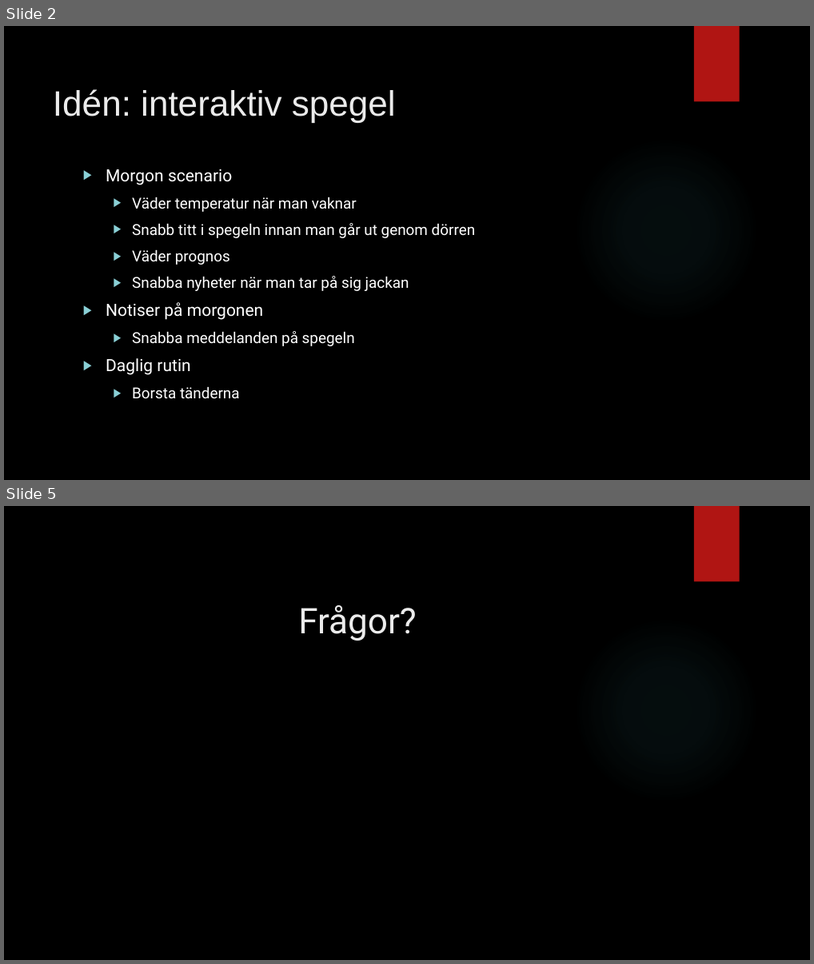
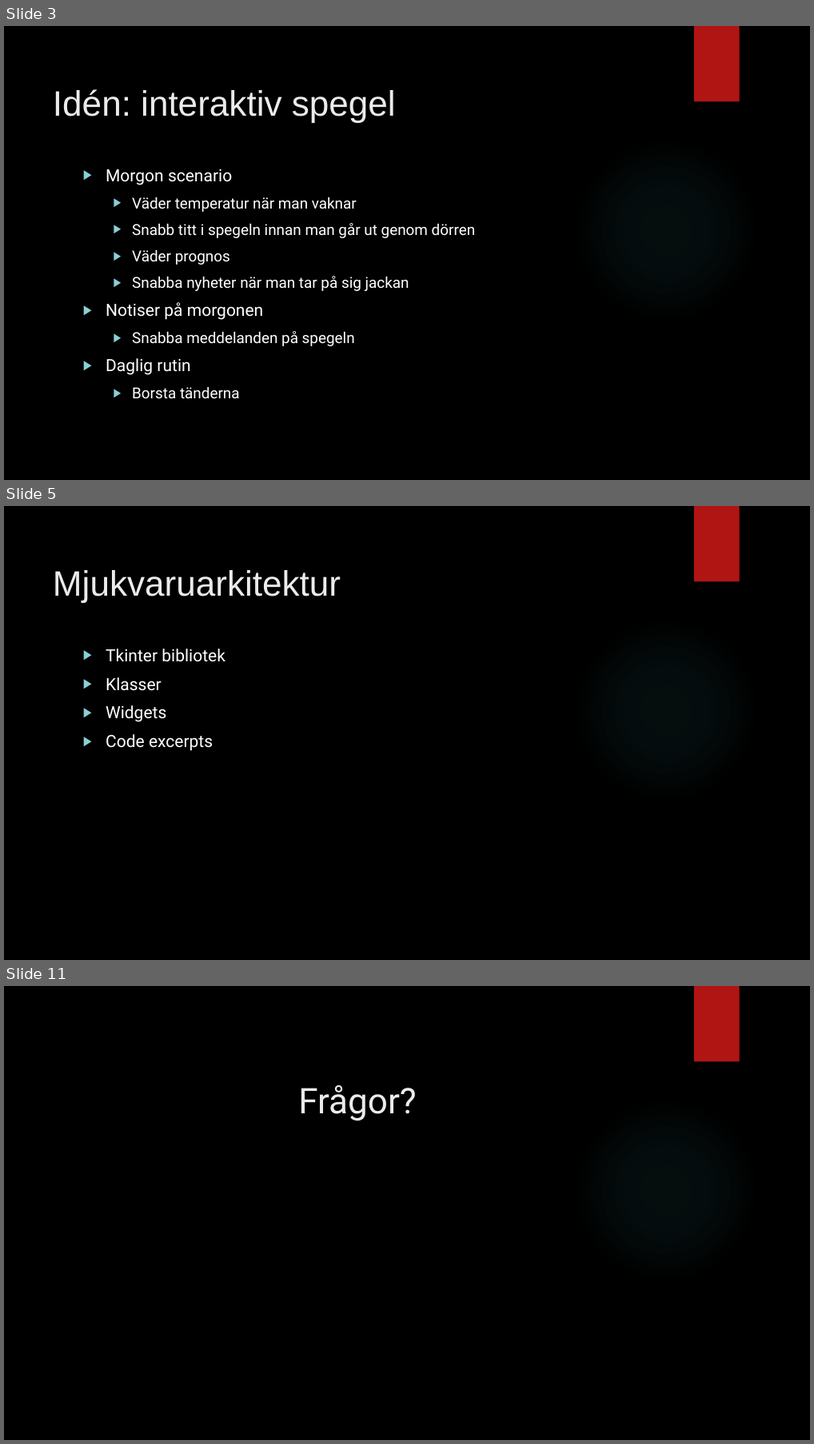
Before and after one commit to hamadaio/magic-mirror-project, a slide deck: pitch_group_mirror.pptx. Shown one above the other, each under a label of ours: slides 2 and 5 before the commit, slides 3, 5 and 11 after it; the slides between them are not shown. The pictures are 814x964 and 814x1444 pixels, drawn with LibreOffice and Linux fonts; fonts in the diff are those of the drawing; background and template pictures are left out. Boxes give left, top, right and bottom in pixels: in the first picture for what was removed or moved away, otherwise in the second. Text is boxed around its words. In the diff, an @@ line names an element or a change of style, - is before the commit and + after.

```diff
--- a/pitch_group_mirror.pptx
+++ b/pitch_group_mirror.pptx
@@ slide 5 added at [4,506,810,960], background picture (left out); not listed: 2 template elements that a slide beside it also shows @@
@@ title added at [53,570,341,603], 42 pt, text #EBEBEB @@
+Mjukvaruarkitektur
@@ text added at [106,648,226,751], 20 pt, text #FFFFFF @@
+▶ Tkinter bibliotek
+▶ Klasser
+▶ Widgets
+▶ Code excerpts
@@ what was slide 2 is now slide 3 @@
@@ what was slide 5 is now slide 11 @@
```
Also in this commit, not shown: 3 slides changed, 5 other slides added, 1 other file.
